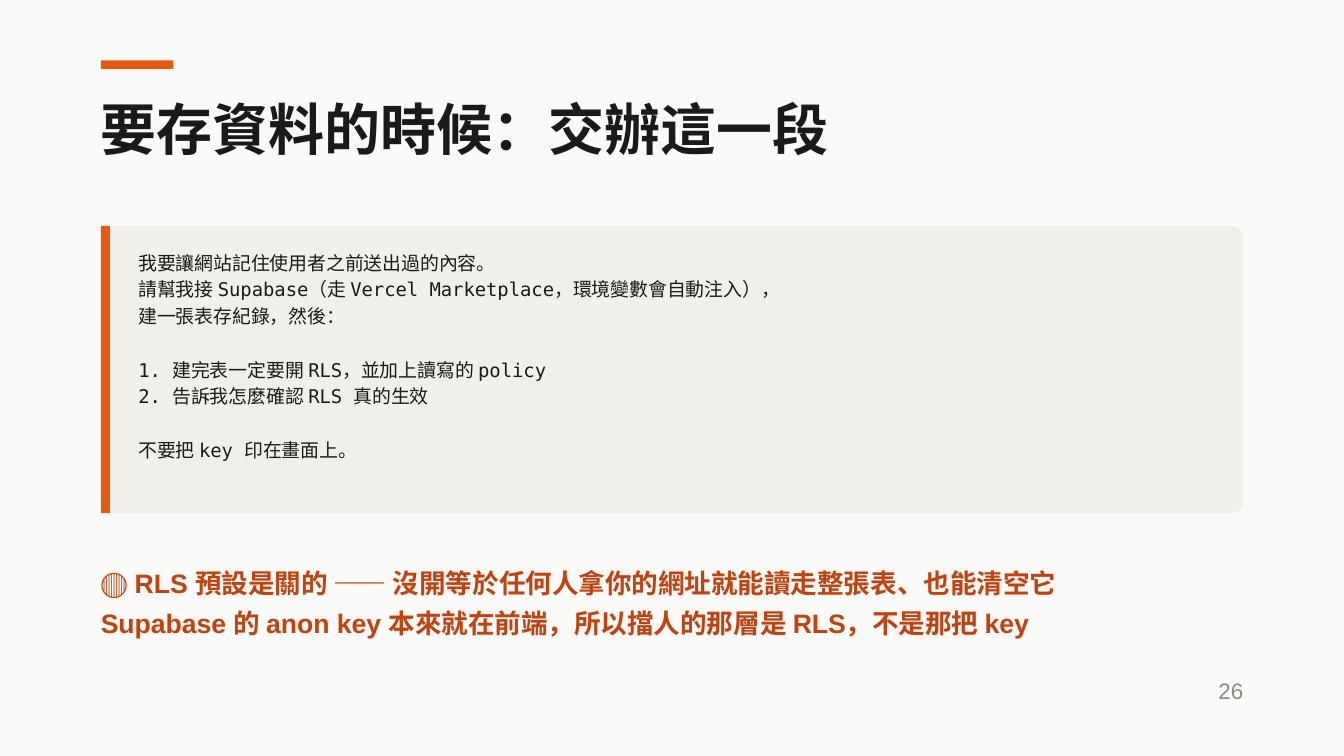
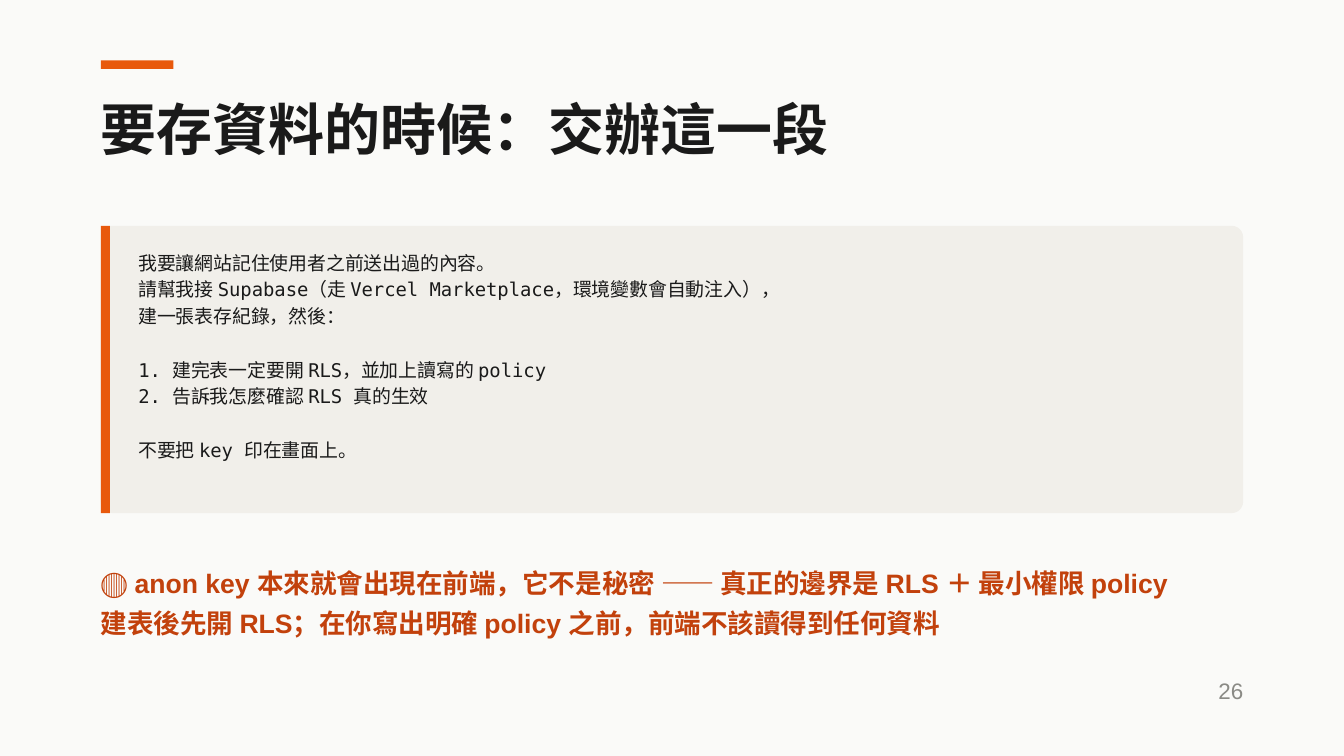
Before and after one commit to young-ai-courses/ai-agent-workshop, a slide deck: slide 26 of slides/2026-08-13-第二堂-做一個自己的AI-Agent.pptx. Drawn at 1344x756 pixels with LibreOffice and Linux fonts; fonts in the diff are those of the drawing. Boxes give left, top, right and bottom in pixels: in the first picture for what was removed or moved away, otherwise in the second. Text is boxed around its words. In the diff, an @@ line names an element or a change of style, - is before the commit and + after.

```diff
--- a/slides/2026-08-13-第二堂-做一個自己的AI-Agent.pptx
+++ b/slides/2026-08-13-第二堂-做一個自己的AI-Agent.pptx
@@ text at (101,570,1168,639): text changed @@
-🔴 RLS 預設是關的 —— 沒開等於任何人拿你的網址就能讀走整張表、也能清空它
-Supabase 的 anon key 本來就在前端，所以擋人的那層是 RLS，不是那把 key
+🔴 anon key 本來就會出現在前端，它不是秘密 —— 真正的邊界是 RLS ＋ 最小權限 policy
+建表後先開 RLS；在你寫出明確 policy 之前，前端不該讀得到任何資料
```
Also in this commit, not shown: 5 other slides changed, 3 other files.
